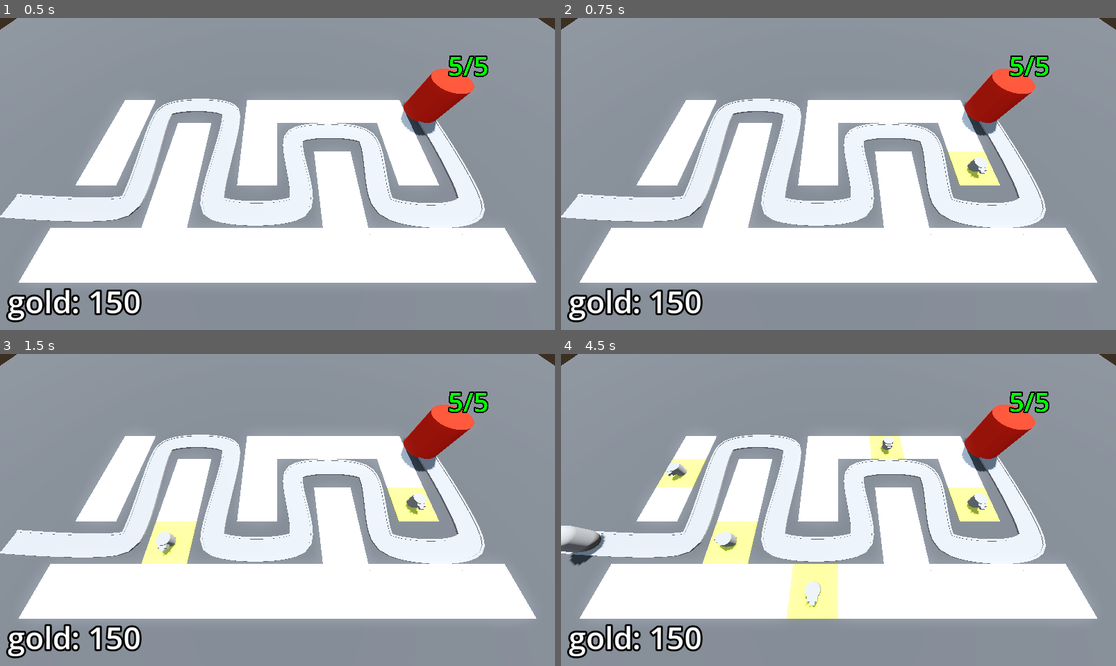
Above: before the commit, frames 1-4 (two rows, left to right).
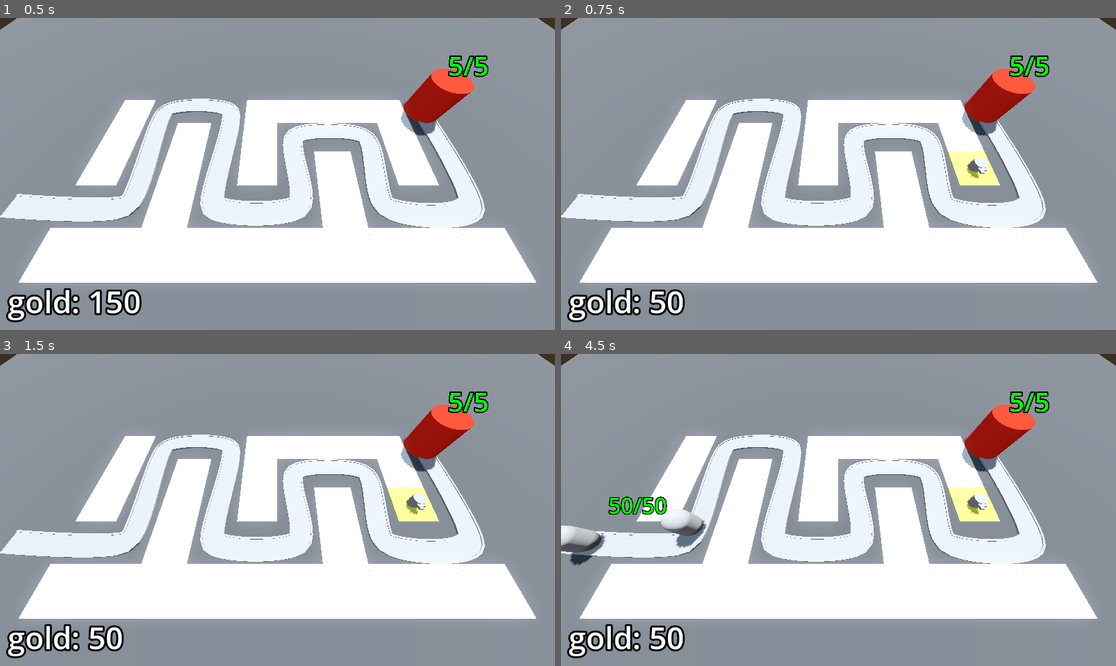
Above: after the commit, the same moments.

Repository: yrubner/TowerDefenseGD
Game: Godot game, scene res://BaseLevel.tscn
Two runs of this game, one before a commit and one after it. Both use one fixed random seed, a clock stepped at 60 frames per second and the inputs below.
Inputs (mouse positions are in pixels of both pictures, inside the frame that each line leads up to):
- Up to frame 1 (0.5 s): no input
- Up to frame 2 (0.75 s): tap Enter at 0.5 s; move the mouse to (960, 158) at 0.52 s; press the mouse at (960, 158) at 0.53 s
- Up to frame 3 (1.5 s): tap Space at 1.25 s; move the mouse to (166, 525) at 1.27 s; release the mouse at (166, 525) at 1.28 s; click (166, 525) at 1.35 s
- Up to frame 4 (4.5 s): tap Enter at 2 s; move the mouse to (894, 441) at 2.02 s; press the mouse at (894, 441) at 2.03 s; move the mouse to (810, 572) at 2.77 s; release the mouse at (810, 572) at 2.78 s; click (810, 572) at 2.85 s; move the mouse to (1005, 556) at 3.52 s; press the mouse at (1005, 556) at 3.53 s; move the mouse to (672, 463) at 4.27 s; release the mouse at (672, 463) at 4.28 s; click (672, 463) at 4.35 s

Frame 1 is identical in both runs. In frame 2, 0.5% of the frame differs, in the area x 15-26%, y 86-96%; in frame 3, 1.5%; in frame 4, 4.7%, in the area x 8-62%, y 26-96%.

Commit message:
Finished Lesson 55: Earning and Spending Gold

Diff:
--- a/BaseLevel.tscn
+++ b/BaseLevel.tscn
@@ -118,7 +118,7 @@
 turret = ExtResource("6_warkl")
 enemy_path = NodePath("../EnemyPath")
 
-[node name="Bank" type="MarginContainer" parent="."]
+[node name="Bank" type="MarginContainer" parent="." groups=["bank"]]
 anchors_preset = 15
 anchor_right = 1.0
 anchor_bottom = 1.0
--- a/Enemy/enemy.gd
+++ b/Enemy/enemy.gd
@@ -4,6 +4,7 @@
 
 @export var speed: float = 2.5
 @export var max_health: int = 50
+@export var gold_value: int = 15
 
 var current_health: int:
 	set(health_in):
@@ -14,10 +15,12 @@
 		entity_name_label.text = str(current_health) + "/" + str(max_health)
 		entity_name_label.modulate = Color.RED.lerp(Color.GREEN, float(current_health) / float(max_health))
 		if current_health < 1:
+			bank.gold += gold_value
 			queue_free()
 
 @onready var base = get_tree().get_first_node_in_group("base")
 @onready var animation_player: AnimationPlayer = $AnimationPlayer
+@onready var bank = get_tree().get_first_node_in_group("bank")
 
 
 func _ready() -> void:
--- a/RayPickerCamera/ray_picker_camera.gd
+++ b/RayPickerCamera/ray_picker_camera.gd
@@ -2,8 +2,10 @@
 
 @export var gridmap: GridMap
 @export var turret_manager: Node3D
+@export var turret_cost: int = 100
 
 @onready var ray_cast_3d: RayCast3D = $RayCast3D
+@onready var bank = get_tree().get_first_node_in_group("bank")
 
 # Called every frame. 'delta' is the elapsed time since the previous frame.
 func _process(delta: float) -> void:
@@ -12,14 +14,18 @@
 	ray_cast_3d.force_raycast_update()
 
 	if ray_cast_3d.is_colliding():
-		Input.set_default_cursor_shape(Input.CURSOR_POINTING_HAND)
-		var collider = ray_cast_3d.get_collider()
-		if collider is GridMap && Input.is_action_pressed("click"):
-			var collision_point = ray_cast_3d.get_collision_point()
-			var cell = gridmap.local_to_map(collision_point)
-			if gridmap.get_cell_item(cell) == 0:
-				gridmap.set_cell_item(cell, 1)
-				var tile_position = gridmap.map_to_local(cell)
-				turret_manager.build_turret(tile_position)
+		if bank.gold >= turret_cost:
+			Input.set_default_cursor_shape(Input.CURSOR_POINTING_HAND)
+			var collider = ray_cast_3d.get_collider()
+			if collider is GridMap && Input.is_action_pressed("click"):
+				var collision_point = ray_cast_3d.get_collision_point()
+				var cell = gridmap.local_to_map(collision_point)
+				if gridmap.get_cell_item(cell) == 0:
+					gridmap.set_cell_item(cell, 1)
+					var tile_position = gridmap.map_to_local(cell)
+					turret_manager.build_turret(tile_position)
+					bank.gold -= turret_cost
+		else:
+			Input.set_default_cursor_shape(Input.CURSOR_ARROW)
 	else:
 		Input.set_default_cursor_shape(Input.CURSOR_ARROW)
Not shown, changed: README.md
